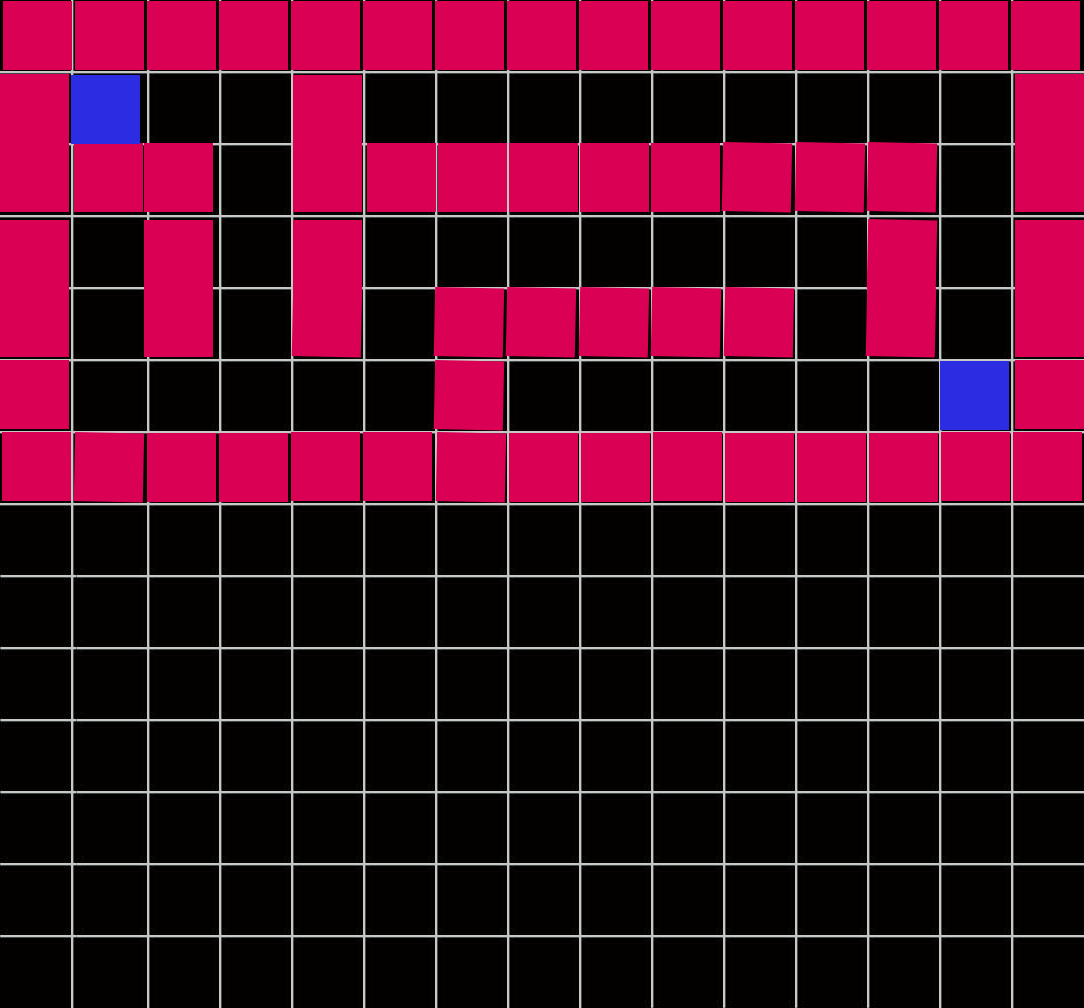
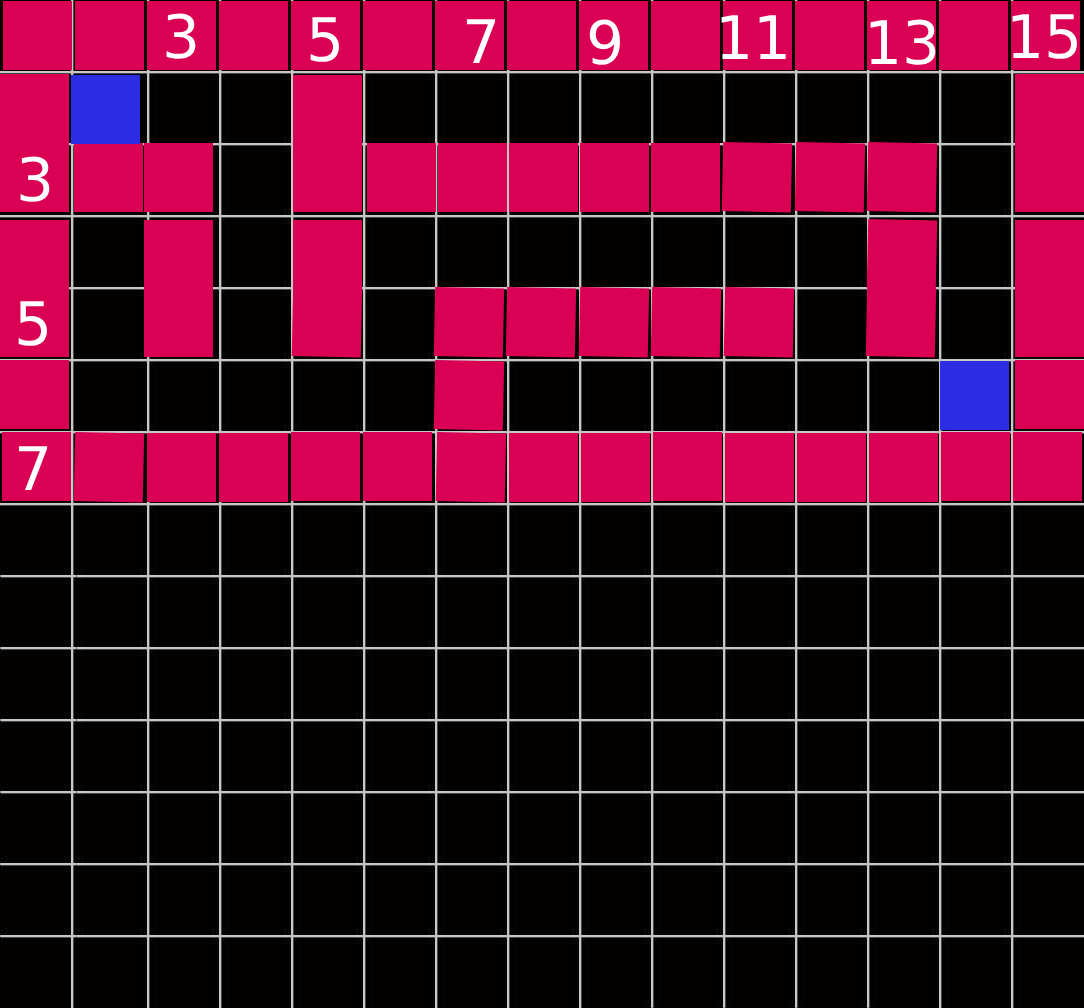
Layers edited between the first and the second 1084 x 1008 image:
added layer "15" above "13" over (1012, 14, 1077, 59)
added layer "13" above "11" over (870, 19, 936, 65)
added layer "11" above "9" over (721, 15, 786, 59)
added layer "9" above "7 copy" over (589, 19, 620, 65)
added layer "7 copy" above "7" over (18, 446, 48, 490)
added layer "7" above "5 copy" over (466, 19, 496, 63)
added layer "5 copy" above "5" over (18, 301, 47, 346)
added layer "5" above "3 copy" over (310, 17, 339, 62)
added layer "3 copy" above "3" over (20, 156, 50, 202)
added layer "3" above "Shape 1 copy 61" over (166, 13, 196, 59)
